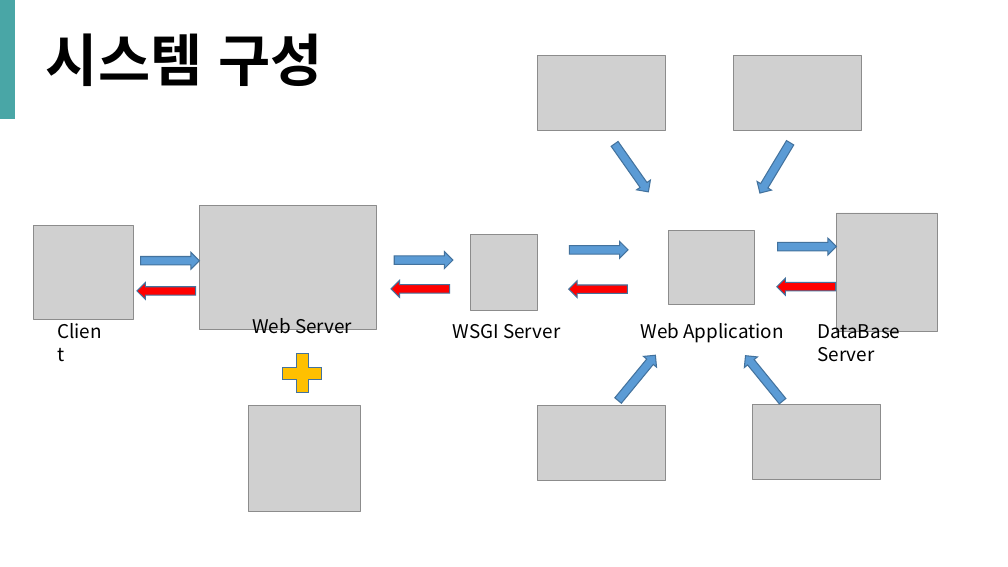
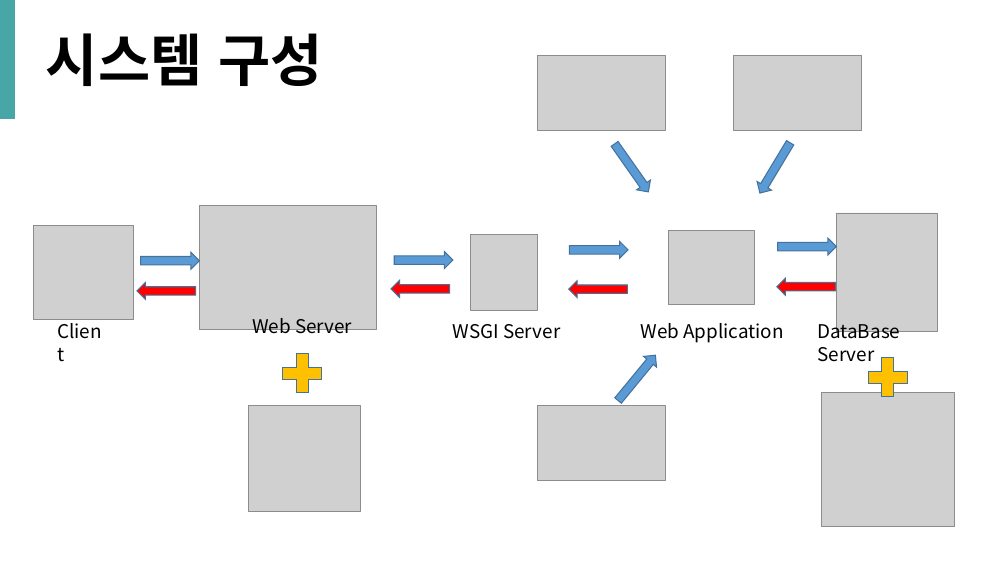
Before and after one commit to SoonMinKwun/history_of_studying, a slide deck: slide 9 of myeongji/졸작/계획 및 발표/ppt/졸업프로젝트_내일의_반찬_최종발표자료.pptx. Drawn at 1008x567 pixels with LibreOffice and Linux fonts; fonts in the diff are those of the drawing; grey boxes stand for pictures. Boxes give left, top, right and bottom in pixels: in the first picture for what was removed or moved away, otherwise in the second. Text is boxed around its words. In the diff, an @@ line names an element or a change of style, - is before the commit and + after.

```diff
--- a/myeongji/졸작/계획 및 발표/ppt/졸업프로젝트_내일의_반찬_최종발표자료.pptx
+++ b/myeongji/졸작/계획 및 발표/ppt/졸업프로젝트_내일의_반찬_최종발표자료.pptx
@@ right arrow removed at (739, 350, 790, 406) @@
@@ plus added at (869, 358, 908, 398), fill #FFC000, outline #43739E 1 pt @@
@@ picture removed at (753, 405, 880, 479) @@
@@ picture added at (822, 393, 955, 526) @@
```
Also in this commit, not shown: 1 other file.
